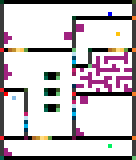
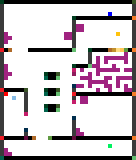
Comparing the layer stacks of the two 136x160 images. Changes:
removed layer "Layer 6" over (12, 48, 76, 140)
painted on "Layer 5" over (12, 48, 76, 140)
showed "Background" over (12, 48, 76, 140)
